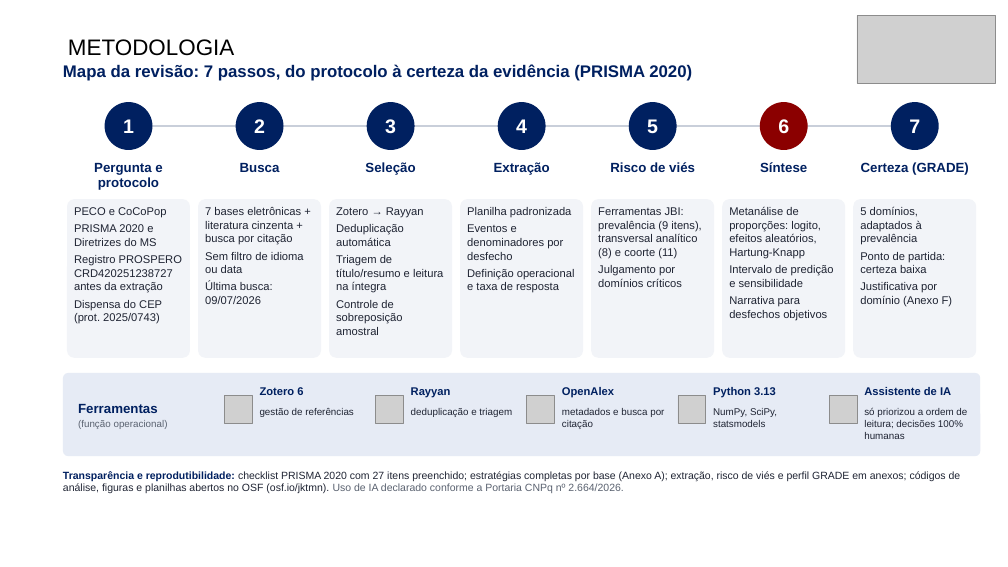
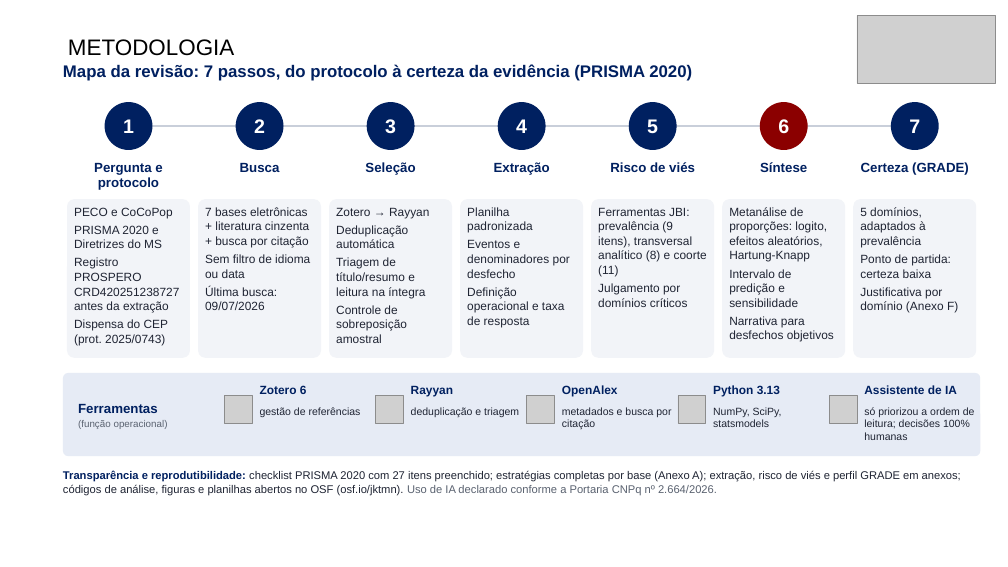
Before and after one commit to ravibuzz/IC-fumaca, a slide deck: slide 4 of apresentacao/SEMICA_Fumaca_Cirurgica_Baccaro.pptx. Drawn at 1008x567 pixels with LibreOffice and Linux fonts; fonts in the diff are those of the drawing; grey boxes stand for pictures; background and template pictures are left out. Boxes give left, top, right and bottom in pixels: in the first picture for what was removed or moved away, otherwise in the second. Text is boxed around its words. In the diff, an @@ line names an element or a change of style, - is before the commit and + after.

```diff
--- a/apresentacao/SEMICA_Fumaca_Cirurgica_Baccaro.pptx
+++ b/apresentacao/SEMICA_Fumaca_Cirurgica_Baccaro.pptx
@@ size 16 to 17 pt in 12 elements at (74, 207, 179, 346), (205, 207, 310, 310), (336, 208, 429, 343), (467, 207, 570, 327), (598, 208, 707, 307), (729, 207, 834, 342), (860, 207, 958, 313), (260, 385, 307, 394), (411, 386, 453, 397), (562, 385, 618, 397), (713, 385, 780, 397), (864, 385, 957, 394) @@
@@ size 14 to 15 pt in 5 elements at (260, 407, 361, 417), (411, 407, 519, 417), (562, 407, 671, 429), (713, 407, 782, 427), (864, 407, 975, 440) @@
@@ text "Transparência e reprodutibilidade: checklist PRISMA ..." at (63, 471, 961, 495): size 15 to 16 pt @@
```
Also in this commit, not shown: 14 other slides changed, 3 other files.
